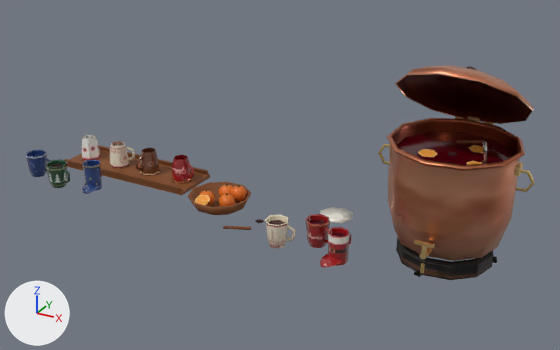
What one commit did to the glTF model site/public/models/prop_gluehwein_counter.lite.glb.
One viewpoint serves both versions: a camera (50 mm lens) standing at (1.356, -2.232, 1.296) and looking at (0.13, -0.004, 0.182). Every picture has the same lights, and +X, +Y and +Z are marked at lower left. The first picture is the older version. Where no turn or scale is listed for an object, it has been applied to the vertices. Vertices at exactly the same position are counted once.

In view in the first picture: 'act_ladle_mesh', 'act_mug_0_mesh', 'act_mug_1_mesh', 'act_mug_2_mesh', 'act_mug_3_mesh', 'act_mug_4_mesh', 'act_mug_5_mesh', 'act_mug_6_mesh', 'act_mug_7_mesh', 'act_mug_8_mesh', 'act_mug_9_mesh', 'act_pot_lid_mesh', 'act_pot_mesh', 'prop_gluehwein_counter_static'.
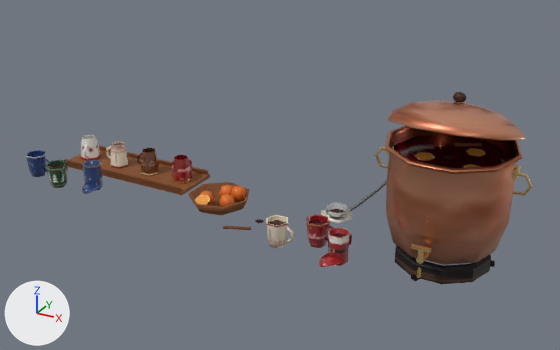
Not drawn themselves, but carrying or shaping drawn objects: ob_act_ladle, ob_act_mug_6, ob_act_mug_7, ob_act_mug_8, ob_act_mug_9, ob_act_pot, ob_act_pot_lid.

Where the newer file only moved an object's origin or applied its transform, the numbers keep the older frame.

The change, as a list of edits to the scene's bpy script:
```text
Change me_act_pot_mesh:
    used by ob_act_pot_mesh; location = (0.74, 0.017, 0.213)
    remove me_act_pot_mesh.from_pydata(...)  # 457 vertices, 760 faces; spans x -0.256..0.256, y -0.231..0.231, z -0.212..0.212
    add me_act_pot_mesh.from_pydata(...)  # 439 vertices, 730 faces; spans x -0.256..0.256, y -0.231..0.231, z -0.212..0.212
    me_act_pot_mesh part 1
    76 vertices are removed from x -0.206..0.181, y -0.2..0.226, z -0.212..0.206
    162 faces are deleted
    4 vertices in x 0.082..0.084, y 0.193..0.198, z -0.023..0.197 move by (-0.021, 0.008, 0.0)
    4 vertices in x 0.082..0.084, y -0.172..-0.167, z -0.023..0.197 move by (-0.021, -0.008, 0.0)
    3 vertices in x 0.168..0.173, y 0.121..0.124, z -0.023..0.192 move by (-0.006, 0.01, 0.0)
    3 vertices in x -0.029..-0.028, y 0.211..0.214, z -0.023..0.177 move by (-0.034, -0.008, 0.0)
    3 vertices in x -0.029..-0.028, y -0.188..-0.185, z -0.023..0.177 move by (-0.034, 0.008, 0.0)
    3 vertices in x 0.168..0.173, y -0.098..-0.095, z -0.023..0.192 move by (-0.006, -0.01, 0.0)
    84 vertices move from x -0.135..0.171, y -0.191..0.217, z -0.212..0.197 to x -0.167..0.164, y -0.183..0.209, z -0.212..0.197
    58 vertices are added at x -0.215..0.174, y -0.192..0.217, z -0.212..0.206
    122 new faces join them, mat_vendor_atlas
    10 new faces join them, mat_vendor_liquid
    me_act_pot_mesh part 2: 20 kept faces spanning x -0.022..0.062, y 0.096..0.15, z 0.158..0.169 get new vertex colours; the middle colour goes from white #f9f8f7 to white #fefefe
Change ob_act_mug_0_mesh:
    ob_act_mug_0_mesh.location: (-0.000174, -0.00782, 0.0544) -> (-0.00157, -0.00786, 0.053)
Change ob_act_mug_2_mesh:
    ob_act_mug_2_mesh.location: (0.0109, 0.000482, 0.0484) -> (0.0111, 0.0, 0.047)
Change ob_act_mug_5_mesh:
    ob_act_mug_5_mesh.scale: (0.0679, 0.0679, 0.0679) -> (0.0684, 0.0684, 0.0684)
Change ob_act_mug_6:
    ob_act_mug_6.rotation_euler: (0.0, -3.142, -0.954) -> (-3.142, 0.0, -1.207)  # degrees (0, -180, -55) -> degrees (-180, 0, -69)
Change ob_act_mug_6_mesh:
    ob_act_mug_6_mesh.location: (0.0114, 0.0, -0.0484) -> (0.0114, 0.0, -0.0498)
Change ob_act_mug_7:
    ob_act_mug_7.rotation_euler: (-3.142, 0.0, 0.649) -> (0.0, 3.142, 0.0783)  # degrees (-180, 0, 37) -> degrees (0, 180, 4.5)
Change ob_act_mug_8:
    ob_act_mug_8.rotation_euler: (0.0, 3.142, 1.152) -> (0.0, 3.142, 0.0319)  # degrees (0, 180, 66) -> degrees (0, 180, 1.8)
Change ob_act_mug_9:
    ob_act_mug_9.rotation_euler: (-3.142, 0.0, -0.0684) -> (-3.142, 0.0, 1.483)  # degrees (-180, 0, -3.9) -> degrees (-180, 0, 85)
Change ob_act_mug_9_mesh:
    ob_act_mug_9_mesh.location: (0.0114, 0.0, -0.0484) -> (0.0114, 0.0, -0.0498)
Change ob_act_pot:
    ob_act_pot.location: (0.74, 0.03, 0.0) -> (0.74, 0.0, 0.0)
Change ob_act_ladle:
    ob_act_ladle.parent: ob_act_pot -> ob_prop_gluehwein_counter
    ob_act_ladle.location: (0.07, -0.08, 0.24) -> (0.3, 0.12, 0.004)
Change ob_act_ladle_mesh:
    ob_act_ladle_mesh.location: (0.026, -0.0739, 0.108) -> (0.0956, -0.00607, 0.126)
    ob_act_ladle_mesh.scale: (0.178, 0.178, 0.178) -> (0.145, 0.145, 0.145)
Change ob_act_pot_lid:
    ob_act_pot_lid.rotation_euler: (-0.62, 0.0, 0.0) -> (-0.25, 0.0, 0.0)  # degrees (-36, 0, 0) -> degrees (-14, 0, 0)
Change ob_act_pot_lid_mesh:
    ob_act_pot_lid_mesh.location: (0.00437, -0.208, 0.0518) -> (0.0, -0.204, 0.0518)
    ob_act_pot_lid_mesh.scale: (0.218, 0.218, 0.218) -> (0.216, 0.216, 0.216)
Change ob_act_pot_mesh:
    ob_act_pot_mesh.location: (0.74, 0.017, 0.213) -> (0.74, -0.013, 0.213)
```

What differs and where, as boxes (x1, y1, x2, y2) in the pictures (560 x 350 px; the box of a moved part takes in the faces that stretch with it):
'act_pot_mesh', reshaped, moved: before (378, 117, 535, 280); after (375, 126, 533, 284)
'act_pot_lid_mesh', moved, turned, rescaled: before (395, 65, 534, 124); after (388, 92, 526, 140)
'act_mug_0_mesh', moved: before (320, 227, 351, 268); after (319, 227, 352, 267)
'act_mug_5_mesh', rescaled: before (82, 159, 103, 194); after (82, 160, 103, 194)
'act_ladle_mesh', moved, rescaled (mostly hidden before): before (482, 141, 488, 163); after (325, 179, 387, 217)
'act_mug_7_mesh', turned: before (110, 141, 135, 169); after (106, 141, 129, 168)
'act_mug_8_mesh', turned: before (135, 148, 161, 176); after (137, 148, 160, 175)
'act_mug_9_mesh', turned, moved: before (172, 155, 194, 184); after (172, 155, 192, 183)
'act_mug_2_mesh', moved: before (26, 149, 51, 177); after (26, 150, 50, 177)
'act_mug_6_mesh', turned, moved: (81, 135, 101, 161) in both
part 1 of me_act_pot_mesh, moved or reshaped: before (387, 118, 525, 280); after (385, 126, 522, 284)
part 2 of me_act_pot_mesh, recoloured: before (457, 140, 485, 143); after (454, 143, 482, 146)
